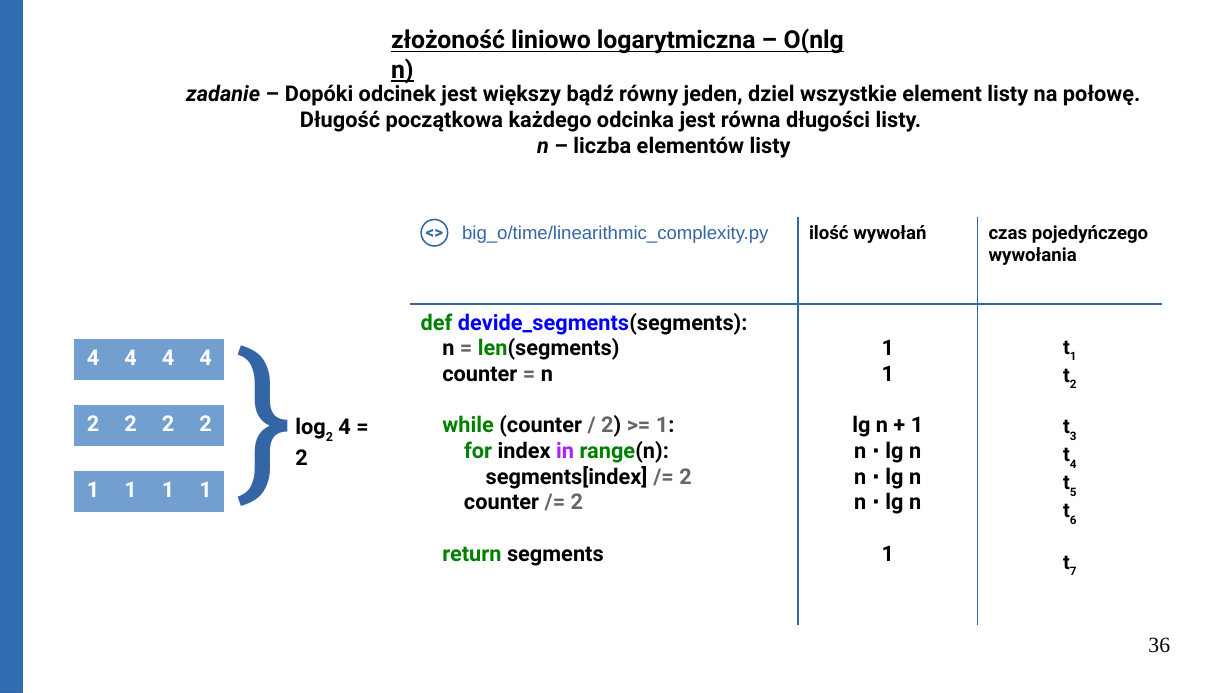
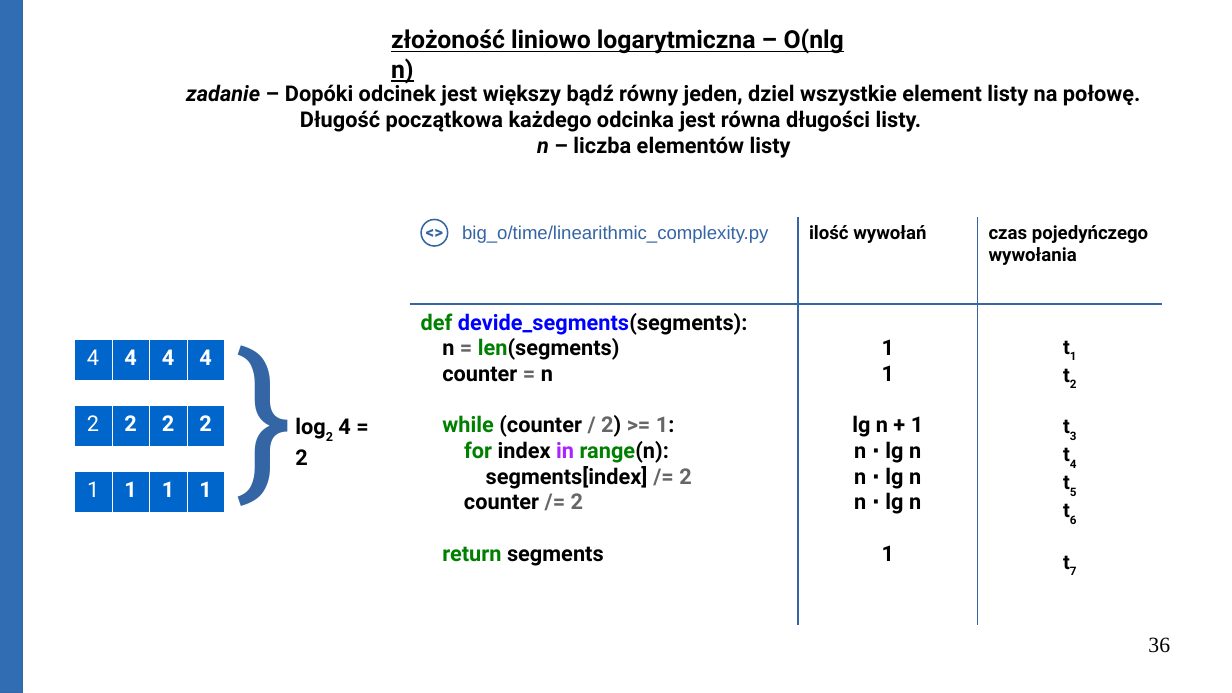
Before and after one commit to Michael-Wisniewski/algorithmic-workshop, a slide deck: slide 36 of gotowa.odp. Drawn at 1232x693 pixels with LibreOffice and Linux fonts; fonts in the diff are those of the drawing. Boxes give left, top, right and bottom in pixels: in the first picture for what was removed or moved away, otherwise in the second. Text is boxed around its words. In the diff, an @@ line names an element or a change of style, - is before the commit and + after.

```diff
--- a/gotowa.odp
+++ b/gotowa.odp
@@ table at <box>74,340,226,379</box> @@
@@ fill #729FCF to #0066CC in row 1 @@
@@ bold off in "4" @@
@@ borders changed @@
@@ table at <box>74,406,226,445</box> @@
@@ fill #729FCF to #0066CC in row 1 @@
@@ bold off in "2" @@
@@ borders changed @@
@@ table at <box>75,472,227,511</box> @@
@@ fill #729FCF to #0066CC in row 1 @@
@@ bold off in "1" @@
@@ borders changed @@
```
Also in this commit, not shown: 6 other slides changed, 10 slides added, 5 other files.
